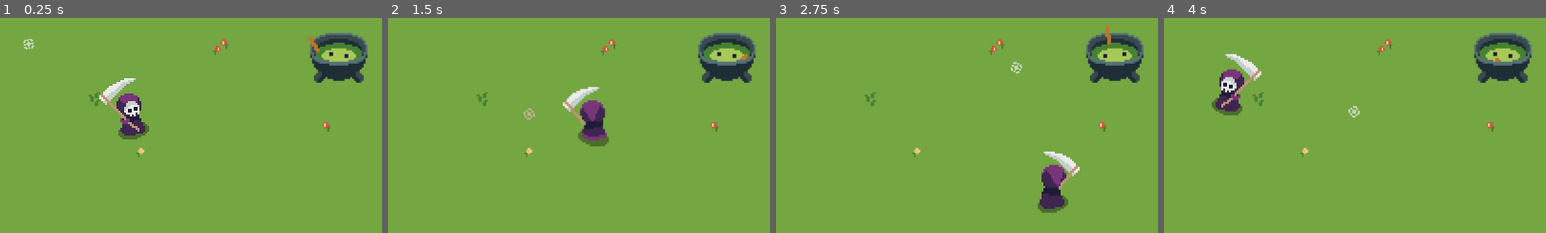
Above: before the commit, frames 1-4 (left to right).
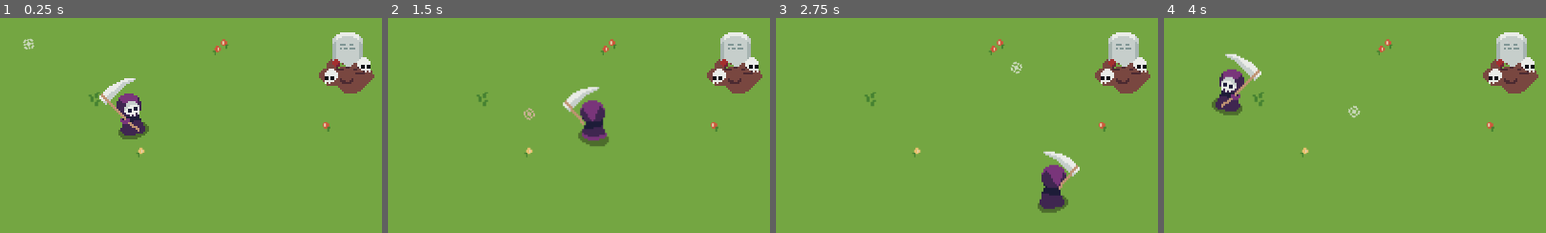
Above: after the commit, the same moments.

Repository: rakthalekk/soul-sellers
Game: Godot game, scene res://src/Main.tscn
The game is run twice, just before and just after one commit, with the same random seed, the same clock (stepped at 60 frames per second) and the same inputs.
Inputs (mouse positions are % of the whole screen's width and height, from its top left):
- Up to frame 1 (0.25 s): no input
- Up to frame 2 (1.5 s): tap Enter at 0.5 s; move the mouse to (72, 45) at 0.52 s; hold D (move_right) 0.53-1.28 s; click (72, 45) at 0.6 s; move the mouse to (30, 55) at 1.27 s; hold S (move_backward) from 1.28 s (still down); right-click (30, 55) at 1.35 s
- Up to frame 3 (2.75 s): move the mouse to (60, 28) at 2.02 s; release S (move_backward) at 2.03 s; hold D (move_right) from 2.03 s (still down); click (60, 28) at 2.1 s
- Up to frame 4 (4 s): move the mouse to (45, 70) at 2.77 s; release D (move_right) at 2.78 s; hold W (move_forward) 2.78-3.53 s; right-click (45, 70) at 2.85 s; move the mouse to (80, 65) at 3.52 s; hold A (move_left) from 3.53 s (still down); click (80, 65) at 3.6 s
The pictures show only the part of the screen within x 33-83%, y 38-88%; the shares and areas given below are measured in that part.

The runs differ from the first frame. In frame 1, 3.7% of the frame differs, in the area x 80-98%, y 6-36%; in frame 2, 3.6%; in frame 3, 3.7%, in the area x 81-98%, y 3-36%; in frame 4, 3.6%.

Commit message:
zombies + export

Diff:
--- a/Soul Sellers/src/Enemy.gd
+++ b/Soul Sellers/src/Enemy.gd
@@ -32,9 +32,7 @@
 	move_and_slide(velocity)
 
 	if hp <= 0:
-		var soul = SOUL.instance()
-		soul.global_position = global_position
-		get_parent().add_child(soul)
+		create_soul()
 		queue_free()
 
 
@@ -45,6 +43,12 @@
 		$Sprite.flip_h = true
 
 
+func create_soul():
+	var soul = SOUL.instance()
+	soul.global_position = global_position
+	get_parent().add_child(soul)
+
+
 func hurt(dmg: int):
 	hp -= dmg
 	$HealthBar.value = hp / HPMAX * 100
--- a/Soul Sellers/src/GhostSpawner.gd
+++ b/Soul Sellers/src/GhostSpawner.gd
@@ -2,7 +2,7 @@
 
 const GHOST = preload("res://src/Ghost.tscn")
 
-var spawn_rate = 7.0
+var spawn_rate = 8.0
 var maxspawn = false
 
 var rng = RandomNumberGenerator.new()
--- a/Soul Sellers/src/GhostSpawner.tscn
+++ b/Soul Sellers/src/GhostSpawner.tscn
@@ -56,7 +56,7 @@
 texture = ExtResource( 1 )
 
 [node name="SpawnRate" type="Timer" parent="."]
-wait_time = 5.0
+wait_time = 8.0
 one_shot = true
 autostart = true
 
--- a/Soul Sellers/src/Main.tscn
+++ b/Soul Sellers/src/Main.tscn
@@ -10,6 +10,7 @@
 [ext_resource path="res://Assets/Gate.png" type="Texture" id=8]
 [ext_resource path="res://Sound/Grandfather_Clock_Strike_Sound_Effect.ogg" type="AudioStream" id=9]
 [ext_resource path="res://Assets/Exit Button Prompt.png" type="Texture" id=10]
+[ext_resource path="res://src/ZombieSpawner.tscn" type="PackedScene" id=12]
 
 [sub_resource type="Animation" id=6]
 length = 0.001
@@ -286,17 +287,21 @@
 [node name="SlimeSpawner" parent="YSort" instance=ExtResource( 3 )]
 position = Vector2( 244, 314 )
 
-[node name="SlimeSpawner2" parent="YSort" instance=ExtResource( 3 )]
-position = Vector2( 925, 310 )
-
 [node name="GhostSpawner" parent="YSort" instance=ExtResource( 7 )]
 position = Vector2( 611, 190 )
+
+[node name="ZombieSpawner" parent="YSort" instance=ExtResource( 12 )]
+position = Vector2( 939, 327 )
 
 [node name="TimeUp" type="Control" parent="."]
 pause_mode = 2
 anchor_right = 1.0
 anchor_bottom = 1.0
 rect_min_size = Vector2( 1200, 675 )
+__meta__ = {
+"_edit_group_": true,
+"_edit_lock_": true
+}
 
 [node name="AnimationPlayer" type="AnimationPlayer" parent="TimeUp"]
 root_node = NodePath("../..")
@@ -321,7 +326,6 @@
 position = Vector2( 600, 26 )
 scale = Vector2( 3, 3 )
 frames = SubResource( 11 )
-frame = 1
 playing = true
 
 [connection signal="end_round" from="GameUI" to="." method="_on_GameUI_end_round"]
--- a/Soul Sellers/src/Repear.gd
+++ b/Soul Sellers/src/Repear.gd
@@ -150,10 +150,12 @@
 func give_soul(type: String):
 	if type == "slime":
 		Global.slime_souls += 1
-		emit_signal("update_souls")
 	elif type == "ghost":
 		Global.ghost_souls += 1
-		emit_signal("update_souls")
+	elif type == "zombie":
+		Global.zombie_souls += 1
+
+	emit_signal("update_souls")
 
 
 func _on_Scythe_body_entered(body):
--- /dev/null
+++ b/Soul Sellers/src/Zombie.gd
@@ -0,0 +1,46 @@
+extends Enemy
+
+const TORSO = preload("res://src/ZombieTorso.tscn")
+const LEGS = preload("res://src/ZombieLegs.tscn")
+
+# Overrides constants
+func _ready():
+	HPMAX = 12.0
+	SPEED = 100
+	dmg = 2
+	KBSPEED = 400
+	KBFRICTION = 1500
+
+	hp = HPMAX
+
+
+func _process(delta):
+	if !knockback:
+		direction = (player.global_position - global_position).normalized()
+
+		velocity = direction * SPEED
+
+		flip_sprite()
+
+		if direction.y >= 0:
+			$AnimationPlayer.play("stumble")
+		else:
+			$AnimationPlayer.play("stumble_back")
+
+
+func create_soul():
+	var torso = TORSO.instance()
+	torso.global_position = global_position
+	torso.direction = direction.rotated(deg2rad(-20))
+	torso.knockback = true
+	get_parent().add_child(torso)
+
+	var legs = LEGS.instance()
+	legs.global_position = global_position
+	legs.direction = direction.rotated(deg2rad(20))
+	legs.knockback = true
+	get_parent().add_child(legs)
+
+
+func _on_Hitbox_body_entered(body):
+	body.hurt(dmg)
--- a/Soul Sellers/src/Zombie.tscn
+++ b/Soul Sellers/src/Zombie.tscn
@@ -1,12 +1,104 @@
-[gd_scene load_steps=2 format=2]
+[gd_scene load_steps=10 format=2]
 
 [ext_resource path="res://Assets/Zombie.png" type="Texture" id=1]
+[ext_resource path="res://Assets/Enemy Health Bar (empty).png" type="Texture" id=2]
+[ext_resource path="res://Assets/Enemy Health Bar (full).png" type="Texture" id=3]
+[ext_resource path="res://src/Zombie.gd" type="Script" id=4]
+
+[sub_resource type="RectangleShape2D" id=1]
+extents = Vector2( 23.5, 12.5 )
+
+[sub_resource type="RectangleShape2D" id=2]
+extents = Vector2( 24, 13.5 )
+
+[sub_resource type="Animation" id=3]
+length = 0.001
+tracks/0/type = "value"
+tracks/0/path = NodePath("Sprite:frame")
+tracks/0/interp = 1
+tracks/0/loop_wrap = true
+tracks/0/imported = false
+tracks/0/enabled = true
+tracks/0/keys = {
+"times": PoolRealArray( 0 ),
+"transitions": PoolRealArray( 1 ),
+"update": 0,
+"values": [ 1 ]
+}
+
+[sub_resource type="Animation" id=4]
+resource_name = "stumble"
+length = 1.6
+loop = true
+step = 0.2
+tracks/0/type = "value"
+tracks/0/path = NodePath("Sprite:frame")
+tracks/0/interp = 1
+tracks/0/loop_wrap = true
+tracks/0/imported = false
+tracks/0/enabled = true
+tracks/0/keys = {
+"times": PoolRealArray( 0, 0.2, 0.4, 0.6, 0.8, 1, 1.2, 1.4 ),
+"transitions": PoolRealArray( 1, 1, 1, 1, 1, 1, 1, 1 ),
+"update": 1,
+"values": [ 0, 1, 2, 3, 4, 5, 6, 7 ]
+}
+
+[sub_resource type="Animation" id=5]
+resource_name = "stumble_back"
+length = 1.6
+loop = true
+step = 0.2
+tracks/0/type = "value"
+tracks/0/path = NodePath("Sprite:frame")
+tracks/0/interp = 1
+tracks/0/loop_wrap = true
+tracks/0/imported = false
+tracks/0/enabled = true
+tracks/0/keys = {
+"times": PoolRealArray( 0, 0.2, 0.4, 0.6, 0.8, 1, 1.2, 1.4 ),
+"transitions": PoolRealArray( 1, 1, 1, 1, 1, 1, 1, 1 ),
+"update": 1,
+"values": [ 8, 9, 10, 11, 12, 13, 14, 15 ]
+}
 
 [node name="Zombie" type="KinematicBody2D"]
-
-[node name="CollisionShape2D" type="CollisionShape2D" parent="."]
+collision_layer = 4
+script = ExtResource( 4 )
 
 [node name="Sprite" type="Sprite" parent="."]
 scale = Vector2( 3, 3 )
 texture = ExtResource( 1 )
 hframes = 16
+frame = 1
+
+[node name="CollisionShape2D" type="CollisionShape2D" parent="."]
+position = Vector2( -0.5, 24.5 )
+shape = SubResource( 1 )
+
+[node name="Hitbox" type="Area2D" parent="."]
+collision_layer = 0
+collision_mask = 2
+
+[node name="CollisionShape2D" type="CollisionShape2D" parent="Hitbox"]
+position = Vector2( 0, 24.5 )
+shape = SubResource( 2 )
+
+[node name="HealthBar" type="TextureProgress" parent="."]
+margin_left = -37.0
+margin_top = 37.0
+margin_right = -12.0
+margin_bottom = 43.0
+rect_scale = Vector2( 3, 3 )
+value = 100.0
+texture_under = ExtResource( 2 )
+texture_progress = ExtResource( 3 )
+tint_over = Color( 1, 0.133333, 0.92549, 0 )
+nine_patch_stretch = true
+
+[node name="AnimationPlayer" type="AnimationPlayer" parent="."]
+anims/RESET = SubResource( 3 )
+anims/stumble = SubResource( 4 )
+anims/stumble_back = SubResource( 5 )
+
+[connection signal="body_entered" from="Hitbox" to="." method="_on_Hitbox_body_entered"]
--- /dev/null
+++ b/Soul Sellers/src/ZombieLegs.gd
@@ -0,0 +1,39 @@
+extends Enemy
+
+
+# Overrides constants
+func _ready():
+	HPMAX = 5.0
+	SPEED = 200
+	dmg = 1
+	KBSPEED = 600
+	KBFRICTION = 1500
+
+	hp = HPMAX
+	velocity = direction * KBSPEED
+
+
+func _process(delta):
+	if !knockback:
+		direction = (player.global_position - global_position).normalized()
+
+		velocity = direction * SPEED
+
+		flip_sprite()
+
+		if direction.y >= 0:
+			$AnimationPlayer.play("stumble")
+		else:
+			$AnimationPlayer.play("stumble_back")
+
+
+func create_soul():
+	pass
+
+
+func _on_Hitbox_body_entered(body):
+	body.hurt(dmg)
+
+
+func _on_SpawnInvuln_timeout():
+	set_collision_layer_bit(2, true)
--- /dev/null
+++ b/Soul Sellers/src/ZombieLegs.tscn
@@ -0,0 +1,110 @@
+[gd_scene load_steps=10 format=2]
+
+[ext_resource path="res://Assets/Zombie Leg.png" type="Texture" id=1]
+[ext_resource path="res://Assets/Enemy Health Bar (empty).png" type="Texture" id=2]
+[ext_resource path="res://Assets/Enemy Health Bar (full).png" type="Texture" id=3]
+[ext_resource path="res://src/ZombieLegs.gd" type="Script" id=4]
+
+[sub_resource type="RectangleShape2D" id=1]
+extents = Vector2( 20.5, 11.5 )
+
+[sub_resource type="RectangleShape2D" id=2]
+extents = Vector2( 21.5, 12.5 )
+
+[sub_resource type="Animation" id=3]
+length = 0.001
+tracks/0/type = "value"
+tracks/0/path = NodePath("Sprite:frame")
+tracks/0/interp = 1
+tracks/0/loop_wrap = true
+tracks/0/imported = false
+tracks/0/enabled = true
+tracks/0/keys = {
+"times": PoolRealArray( 0 ),
+"transitions": PoolRealArray( 1 ),
+"update": 0,
+"values": [ 1 ]
+}
+
+[sub_resource type="Animation" id=4]
+resource_name = "stumble"
+length = 1.2
+loop = true
+step = 0.15
+tracks/0/type = "value"
+tracks/0/path = NodePath("Sprite:frame")
+tracks/0/interp = 1
+tracks/0/loop_wrap = true
+tracks/0/imported = false
+tracks/0/enabled = true
+tracks/0/keys = {
+"times": PoolRealArray( 0, 0.15, 0.3, 0.45, 0.6, 0.75, 0.9, 1.05 ),
+"transitions": PoolRealArray( 1, 1, 1, 1, 1, 1, 1, 1 ),
+"update": 1,
+"values": [ 0, 1, 2, 3, 4, 5, 6, 7 ]
+}
+
+[sub_resource type="Animation" id=5]
+resource_name = "stumble_back"
+length = 1.2
+loop = true
+step = 0.15
+tracks/0/type = "value"
+tracks/0/path = NodePath("Sprite:frame")
+tracks/0/interp = 1
+tracks/0/loop_wrap = true
+tracks/0/imported = false
+tracks/0/enabled = true
+tracks/0/keys = {
+"times": PoolRealArray( 0, 0.15, 0.3, 0.45, 0.6, 0.75, 0.9, 1.05 ),
+"transitions": PoolRealArray( 1, 1, 1, 1, 1, 1, 1, 1 ),
+"update": 1,
+"values": [ 8, 9, 10, 11, 12, 13, 14, 15 ]
+}
+
+[node name="ZombieLegs" type="KinematicBody2D"]
+collision_layer = 0
+script = ExtResource( 4 )
+
+[node name="Sprite" type="Sprite" parent="."]
+scale = Vector2( 3, 3 )
+texture = ExtResource( 1 )
+hframes = 16
+frame = 1
+
+[node name="CollisionShape2D" type="CollisionShape2D" parent="."]
+position = Vector2( 1.5, 8.5 )
+shape = SubResource( 1 )
+
+[node name="Hitbox" type="Area2D" parent="."]
+collision_layer = 0
+collision_mask = 2
+
+[node name="CollisionShape2D" type="CollisionShape2D" parent="Hitbox"]
+position = Vector2( 1.5, 8.5 )
+shape = SubResource( 2 )
+
+[node name="HealthBar" type="TextureProgress" parent="."]
+margin_left = -37.0
+margin_top = 22.0
+margin_right = -12.0
+margin_bottom = 28.0
+rect_scale = Vector2( 3, 3 )
+value = 100.0
+texture_under = ExtResource( 2 )
+texture_progress = ExtResource( 3 )
+tint_over = Color( 1, 0.133333, 0.92549, 0 )
+nine_patch_stretch = true
+
+[node name="AnimationPlayer" type="AnimationPlayer" parent="."]
+anims/RESET = SubResource( 3 )
+anims/stumble = SubResource( 4 )
+anims/stumble_back = SubResource( 5 )
+
+[node name="SpawnInvuln" type="Timer" parent="."]
+wait_time = 0.3
+one_shot = true
+autostart = true
+
+[connection signal="body_entered" from="Hitbox" to="." method="_on_Hitbox_body_entered"]
+[connection signal="timeout" from="SpawnInvuln" to="." method="_on_SpawnInvuln_timeout"]
--- /dev/null
+++ b/Soul Sellers/src/ZombieSoul.tscn
@@ -0,0 +1,57 @@
+[gd_scene load_steps=11 format=2]
+
+[ext_resource path="res://src/Soul.gd" type="Script" id=1]
+[ext_resource path="res://Assets/Zombie Soul.png" type="Texture" id=2]
+
+[sub_resource type="RectangleShape2D" id=8]
+extents = Vector2( 12, 12 )
+
+[sub_resource type="AtlasTexture" id=10]
+atlas = ExtResource( 2 )
+region = Rect2( 0, 0, 7, 14 )
+
+[sub_resource type="AtlasTexture" id=11]
+atlas = ExtResource( 2 )
+region = Rect2( 7, 0, 7, 14 )
+
+[sub_resource type="AtlasTexture" id=12]
+atlas = ExtResource( 2 )
+region = Rect2( 14, 0, 7, 14 )
+
+[sub_resource type="AtlasTexture" id=13]
+atlas = ExtResource( 2 )
+region = Rect2( 21, 0, 7, 14 )
+
+[sub_resource type="AtlasTexture" id=14]
+atlas = ExtResource( 2 )
+region = Rect2( 28, 0, 7, 14 )
+
+[sub_resource type="AtlasTexture" id=15]
+atlas = ExtResource( 2 )
+region = Rect2( 35, 0, 7, 14 )
+
+[sub_resource type="SpriteFrames" id=9]
+animations = [ {
+"frames": [ SubResource( 10 ), SubResource( 11 ), SubResource( 12 ), SubResource( 13 ), SubResource( 14 ), SubResource( 15 ) ],
+"loop": true,
+"name": "default",
+"speed": 5.0
+} ]
+
+[node name="Soul" type="Area2D"]
+collision_layer = 0
+collision_mask = 2
+script = ExtResource( 1 )
+type = "zombie"
+
+[node name="CollisionShape2D" type="CollisionShape2D" parent="."]
+position = Vector2( 0, 10 )
+shape = SubResource( 8 )
+
+[node name="Sprite" type="AnimatedSprite" parent="."]
+scale = Vector2( 3, 3 )
+frames = SubResource( 9 )
+frame = 1
+playing = true
+
+[connection signal="body_entered" from="." to="." method="_on_Soul_body_entered"]
--- /dev/null
+++ b/Soul Sellers/src/ZombieSpawner.gd
@@ -0,0 +1,34 @@
+extends Node2D
+
+const ZOMBIE = preload("res://src/Zombie.tscn")
+
+var spawn_rate = 12.0
+var maxspawn = false
+
+var rng = RandomNumberGenerator.new()
+
+func _ready():
+	rng.randomize()
+
+
+func increase_spawn_rate():
+	if spawn_rate > 1:
+		spawn_rate -= 0.5
+
+
+func max_spawn_rate():
+	 maxspawn = true
+
+
+func spawn():
+	var zombie = ZOMBIE.instance()
+	zombie.global_position = global_position
+	get_parent().add_child(zombie)
+	if !maxspawn:
+		$SpawnRate.start(rng.randf_range(spawn_rate - 1, spawn_rate + 3))
+	else:
+		$SpawnRate.start(2.5)
+
+
+func _on_SpawnRate_timeout():
+	$AnimationPlayer.play("shake")
--- /dev/null
+++ b/Soul Sellers/src/ZombieSpawner.tscn
@@ -0,0 +1,67 @@
+[gd_scene load_steps=5 format=2]
+
+[ext_resource path="res://Assets/Grave (Zombie Spawner).png" type="Texture" id=1]
+[ext_resource path="res://src/ZombieSpawner.gd" type="Script" id=2]
+
+[sub_resource type="Animation" id=1]
+length = 0.001
+tracks/0/type = "value"
+tracks/0/path = NodePath("Sprite:position")
+tracks/0/interp = 1
+tracks/0/loop_wrap = true
+tracks/0/imported = false
+tracks/0/enabled = true
+tracks/0/keys = {
+"times": PoolRealArray( 0 ),
+"transitions": PoolRealArray( 1 ),
+"update": 0,
+"values": [ Vector2( 0, 0 ) ]
+}
+
+[sub_resource type="Animation" id=2]
+resource_name = "shake"
+length = 0.5
+tracks/0/type = "value"
+tracks/0/path = NodePath("Sprite:position")
+tracks/0/interp = 1
+tracks/0/loop_wrap = true
+tracks/0/imported = false
+tracks/0/enabled = true
+tracks/0/keys = {
+"times": PoolRealArray( 0, 0.1, 0.2, 0.3 ),
+"transitions": PoolRealArray( 1, 1, 1, 1 ),
+"update": 0,
+"values": [ Vector2( 0, 0 ), Vector2( -5, 0 ), Vector2( 5, 0 ), Vector2( 0, 0 ) ]
+}
+tracks/1/type = "method"
+tracks/1/path = NodePath(".")
+tracks/1/interp = 1
+tracks/1/loop_wrap = true
+tracks/1/imported = false
+tracks/1/enabled = true
+tracks/1/keys = {
+"times": PoolRealArray( 0.5 ),
+"transitions": PoolRealArray( 1 ),
+"values": [ {
+"args": [  ],
+"method": "spawn"
+} ]
+}
+
+[node name="ZombieSpawner" type="Node2D" groups=["spawner"]]
+script = ExtResource( 2 )
+
+[node name="Sprite" type="Sprite" parent="."]
+scale = Vector2( 3, 3 )
+texture = ExtResource( 1 )
+
+[node name="SpawnRate" type="Timer" parent="."]
+wait_time = 12.0
+one_shot = true
+autostart = true
+
+[node name="AnimationPlayer" type="AnimationPlayer" parent="."]
+anims/RESET = SubResource( 1 )
+anims/shake = SubResource( 2 )
+
+[connection signal="timeout" from="SpawnRate" to="." method="_on_SpawnRate_timeout"]
--- /dev/null
+++ b/Soul Sellers/src/ZombieTorso.gd
@@ -0,0 +1,33 @@
+extends Enemy
+
+
+# Overrides constants
+func _ready():
+	HPMAX = 8.0
+	SPEED = 150
+	dmg = 2
+	KBSPEED = 600
+	KBFRICTION = 1500
+	SOUL = preload("res://src/ZombieSoul.tscn")
+
+	hp = HPMAX
+	velocity = direction * KBSPEED
+
+
+func _process(delta):
+	if !knockback:
+		direction = (player.global_position - global_position).normalized()
+
+		velocity = direction * SPEED
+
+		flip_sprite()
+
+		$AnimationPlayer.play("crawl")
+
+
+func _on_Hitbox_body_entered(body):
+	body.hurt(dmg)
+
+
+func _on_SpawnInvuln_timeout():
+	set_collision_layer_bit(2, true)
--- /dev/null
+++ b/Soul Sellers/src/ZombieTorso.tscn
@@ -0,0 +1,90 @@
+[gd_scene load_steps=9 format=2]
+
+[ext_resource path="res://Assets/Zombie Torso.png" type="Texture" id=1]
+[ext_resource path="res://Assets/Enemy Health Bar (empty).png" type="Texture" id=2]
+[ext_resource path="res://Assets/Enemy Health Bar (full).png" type="Texture" id=3]
+[ext_resource path="res://src/ZombieTorso.gd" type="Script" id=4]
+
+[sub_resource type="RectangleShape2D" id=1]
+extents = Vector2( 31.5, 13.5 )
+
+[sub_resource type="RectangleShape2D" id=2]
+extents = Vector2( 32.5, 14 )
+
+[sub_resource type="Animation" id=3]
+length = 0.001
+tracks/0/type = "value"
+tracks/0/path = NodePath("Sprite:frame")
+tracks/0/interp = 1
+tracks/0/loop_wrap = true
+tracks/0/imported = false
+tracks/0/enabled = true
+tracks/0/keys = {
+"times": PoolRealArray( 0 ),
+"transitions": PoolRealArray( 1 ),
+"update": 0,
+"values": [ 1 ]
+}
+
+[sub_resource type="Animation" id=4]
+resource_name = "crawl"
+length = 0.8
+loop = true
+tracks/0/type = "value"
+tracks/0/path = NodePath("Sprite:frame")
+tracks/0/interp = 1
+tracks/0/loop_wrap = true
+tracks/0/imported = false
+tracks/0/enabled = true
+tracks/0/keys = {
+"times": PoolRealArray( 0, 0.1, 0.2, 0.3, 0.4, 0.5, 0.6, 0.7 ),
+"transitions": PoolRealArray( 1, 1, 1, 1, 1, 1, 1, 1 ),
+"update": 1,
+"values": [ 0, 1, 2, 3, 4, 5, 6, 7 ]
+}
+
+[node name="ZombieTorso" type="KinematicBody2D"]
+collision_layer = 0
+script = ExtResource( 4 )
+
+[node name="Sprite" type="Sprite" parent="."]
+scale = Vector2( 3, 3 )
+texture = ExtResource( 1 )
+hframes = 8
+frame = 1
+
+[node name="CollisionShape2D" type="CollisionShape2D" parent="."]
+position = Vector2( 0.5, 16.5 )
+shape = SubResource( 1 )
+
+[node name="Hitbox" type="Area2D" parent="."]
+collision_layer = 0
+collision_mask = 2
+
+[node name="CollisionShape2D" type="CollisionShape2D" parent="Hitbox"]
+position = Vector2( 0.5, 17 )
+shape = SubResource( 2 )
+
+[node name="HealthBar" type="TextureProgress" parent="."]
+margin_left = -37.0
+margin_top = 32.0
+margin_right = -12.0
+margin_bottom = 38.0
+rect_scale = Vector2( 3, 3 )
+value = 100.0
+texture_under = ExtResource( 2 )
+texture_progress = ExtResource( 3 )
+tint_over = Color( 1, 0.133333, 0.92549, 0 )
+nine_patch_stretch = true
+
+[node name="AnimationPlayer" type="AnimationPlayer" parent="."]
+anims/RESET = SubResource( 3 )
+anims/crawl = SubResource( 4 )
+
+[node name="SpawnInvuln" type="Timer" parent="."]
+wait_time = 0.3
+one_shot = true
+autostart = true
+
+[connection signal="body_entered" from="Hitbox" to="." method="_on_Hitbox_body_entered"]
+[connection signal="timeout" from="SpawnInvuln" to="." method="_on_SpawnInvuln_timeout"]
Not shown: 1 places in Soul Sellers/src/Main.tscn that only renumber resources
Not shown, changed: Soul Sellers/Exports/Windows/Soul-Sellers.pck
